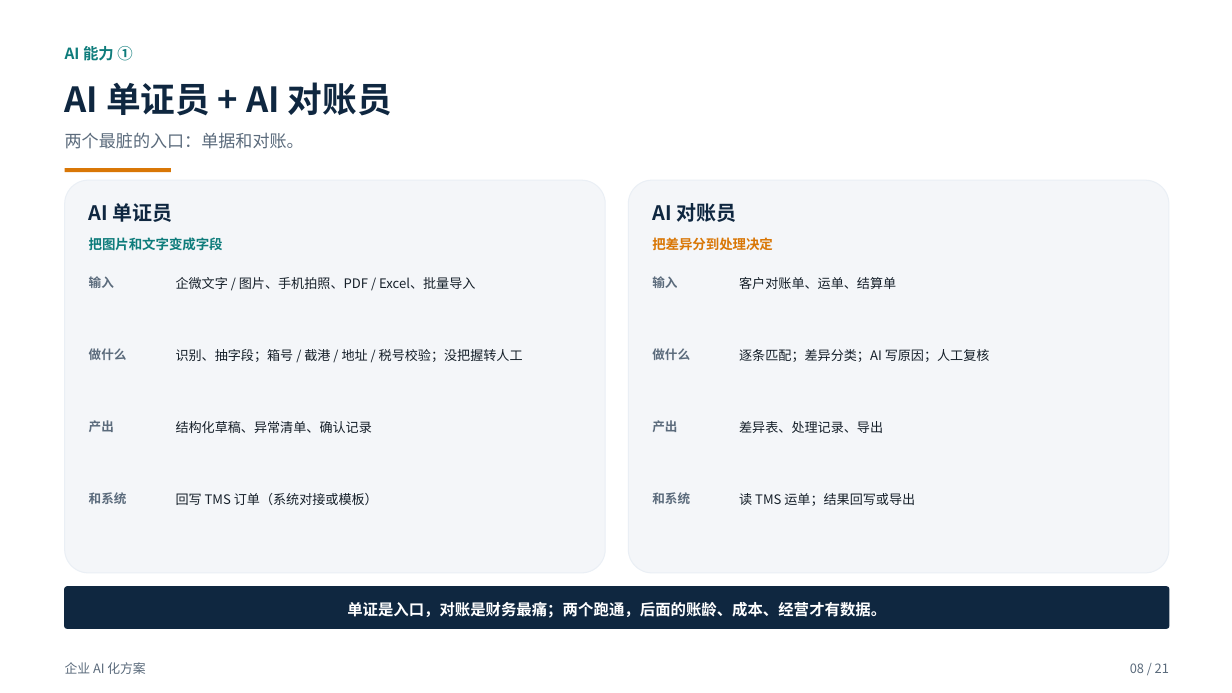
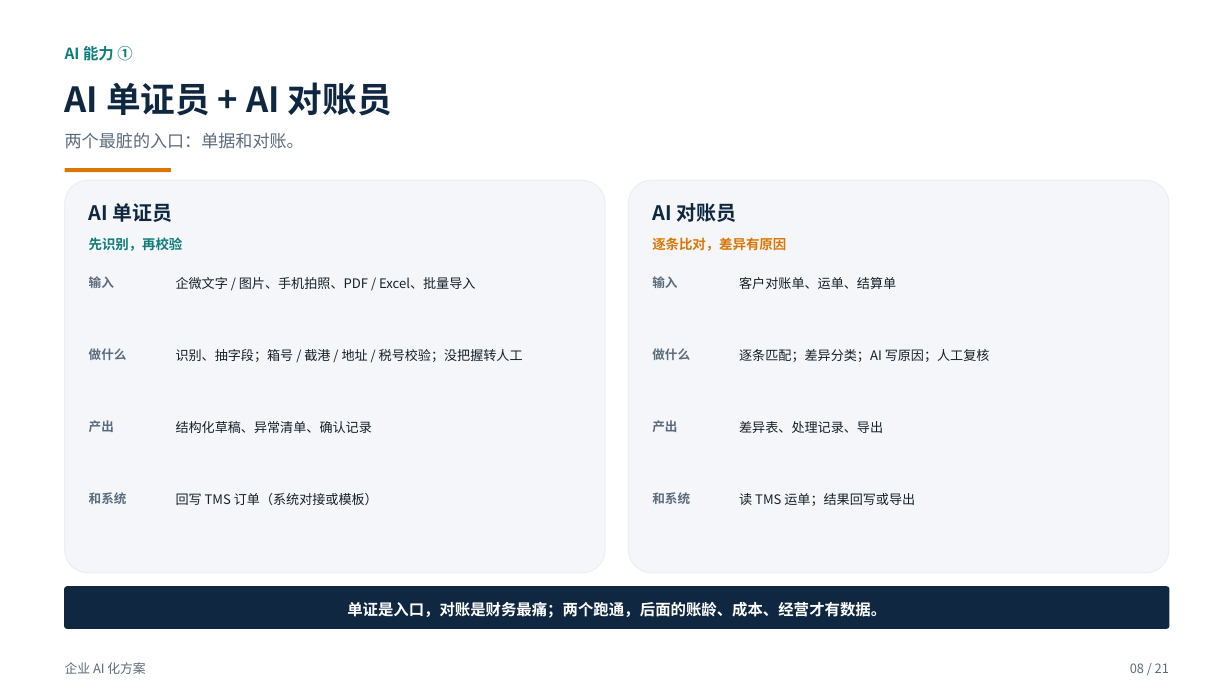
Before and after one commit to roma007/Enterprise-AI, a slide deck: slide 8 of 会客包/reports/客户老板版_企业AI化方案_2026-11-09.pptx. Drawn at 1232x693 pixels with LibreOffice and Linux fonts; fonts in the diff are those of the drawing. Boxes give left, top, right and bottom in pixels: in the first picture for what was removed or moved away, otherwise in the second. Text is boxed around its words. In the diff, an @@ line names an element or a change of style, - is before the commit and + after.

```diff
--- a/会客包/reports/客户老板版_企业AI化方案_2026-11-09.pptx
+++ b/会客包/reports/客户老板版_企业AI化方案_2026-11-09.pptx
@@ text at (x1=89, y1=237, x2=183, y2=251): text changed @@
-把图片和文字变成字段
+先识别，再校验
@@ text at (x1=652, y1=237, x2=786, y2=251): text changed @@
-把差异分到处理决定
+逐条比对，差异有原因
```
Also in this commit, not shown: 15 other slides changed, 6 other files.
